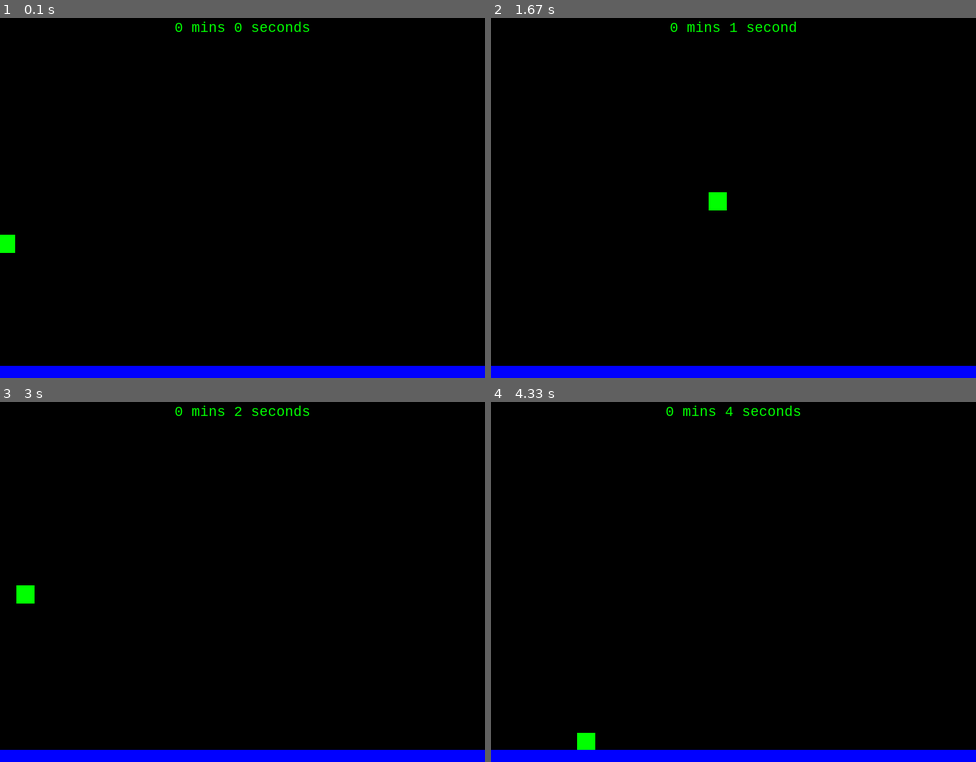
Above: before the commit, frames 1-4 (two rows, left to right).
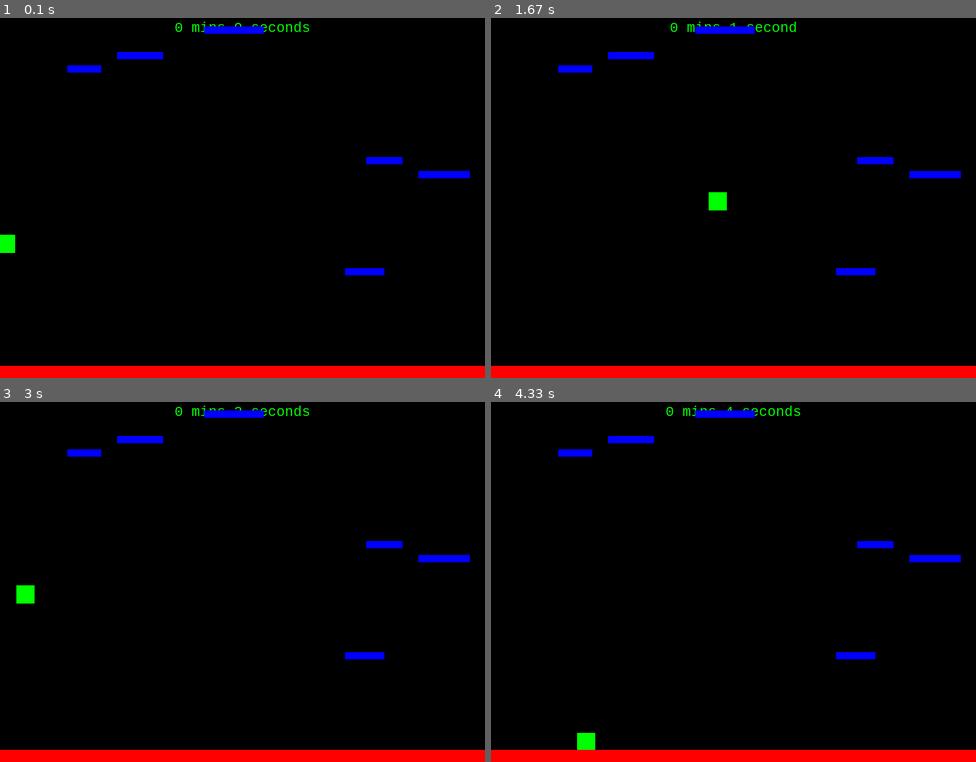
Above: after the commit, the same moments.

Repository: kgndnc/plat-jump-pygame
Game: pygame game, started from main.py
The game is run twice, just before and just after one commit, with the same random seed, the same clock (stepped at 60 frames per second) and the same inputs.
Inputs:
- Up to frame 1 (0.1 s): no input
- Up to frame 2 (1.67 s): hold Right 0.33-0.8 s; hold Up 0.83-1.13 s; hold Right 1.17-1.63 s
- Up to frame 3 (3 s): hold Left 1.67-2.2 s; hold Left 2.23-2.63 s; hold Up from 2.67 s (still down)
- Up to frame 4 (4.33 s): release Up at 3.03 s; hold Right 3.07-3.7 s; hold Left 3.73-4.2 s; hold Right from 4.23 s (still down)

The runs differ from the first frame. In frame 1, 4.5% of the frame differs, in the area x 0-100%, y 2-100%; in frame 2, 4.5%; in frame 3, 4.5%; in frame 4, 4.5%.

Commit message:
Add basic platform generation (will be improved)

Diff:
--- a/Player.py
+++ b/Player.py
@@ -32,7 +32,7 @@
             Δx = ΔV . t
             Δv = Δa . t
 
-            Δx = v  + 1/2 a . t^2
+            Δx = v.t  + 1/2 a . t^2
         """
 
         # -                           +
--- a/main.py
+++ b/main.py
@@ -1,3 +1,4 @@
+import random
 import sys
 import pygame
 from pygame.locals import *
@@ -6,11 +7,19 @@
 
 
 class platform_cs(pygame.sprite.Sprite):
-    def __init__(self):
+    def __init__(self, initial=False):
         super().__init__()
-        self.surf = pygame.Surface((WIDTH, 20))
+        # updated to handle random level generation
+        self.surf = pygame.Surface((random.randint(50, 100), 12))
         self.surf.fill("blue")
-        self.rect = self.surf.get_rect(bottomleft=(0, HEIGHT))
+        # random position
+        if initial:
+            self.rect = self.surf.get_rect(center=(random.randint(0, WIDTH - 10), random.randint(0, HEIGHT - 30)))
+        else:
+            # generate platforms above the screen (out of bounds) and at the top
+            self.rect = self.surf.get_rect(
+                center=(random.randint(0, WIDTH - 10), random.randint(-HEIGHT + 30, HEIGHT // 3 - 10))
+            )
 
 
 # Constants
@@ -61,6 +70,10 @@
 
 # Instantiate entities
 PT1 = platform_cs()
+PT1.surf = pygame.Surface((WIDTH, 20))
+PT1.surf.fill((255, 0, 0))
+PT1.rect = PT1.surf.get_rect(center=(WIDTH / 2, HEIGHT - 10))
+
 P1 = Player()
 
 # sprite groups
@@ -73,6 +86,34 @@
 
 clock = pygame.time.Clock()
 running = True
+
+# initial random platforms
+for x in range(random.randint(5, 6)):
+    pl = platform_cs(initial=True)
+    platforms.add(pl)
+    all_sprites.add(pl)
+
+
+def gen_rand_platforms():
+    """
+    another approach implement if you want
+    - find the top platform
+    - set a lower boundary for the new platform that is above this
+    - check to make sure that the lower boundary is off the screen (above what is visible)
+    - set an upper boundry that is close enough to the top platform that P1 can jump to it
+    - choose a random position between the lower bound and the upper bound
+    """
+
+    for x in range(random.randint(5, 6)):
+        width = random.randrange(50, 100)
+        p = platform_cs()
+        # p.rect.center = (random.randrange(0, WIDTH - width), random.randrange(-150, 70))
+        platforms.add(p)
+        all_sprites.add(p)
+
+
+gen_rand_platforms()
+
 
 # game loop
 while running:
@@ -92,6 +133,20 @@
 
     pygame.display.update()
 
+    # ***
+    if P1.rect.top <= HEIGHT // 3:
+        P1.pos.y += abs(P1.vel.y)
+        for plat in platforms:
+            plat.rect.y += abs(P1.vel.y)
+            if plat.rect.top >= HEIGHT:
+                plat.kill()
+
+    if (len(platforms)) < 6:
+        gen_rand_platforms()
+
+    print(len(platforms))
+    # ***
+
     pygame.display.set_caption(f"Game (FPS: {clock.get_fps().__format__('.2f') })")
 
     clock.tick(60)
